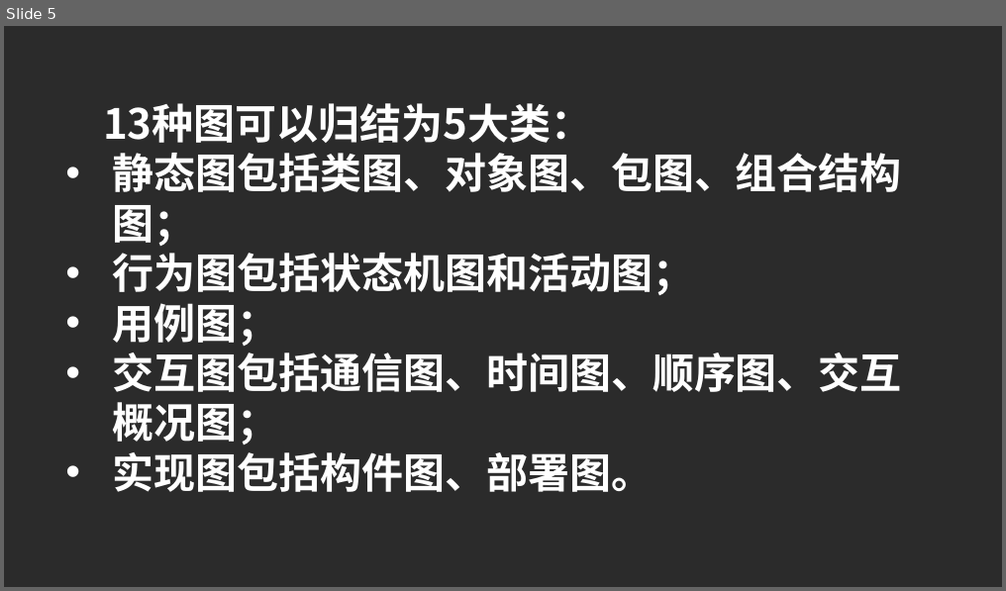
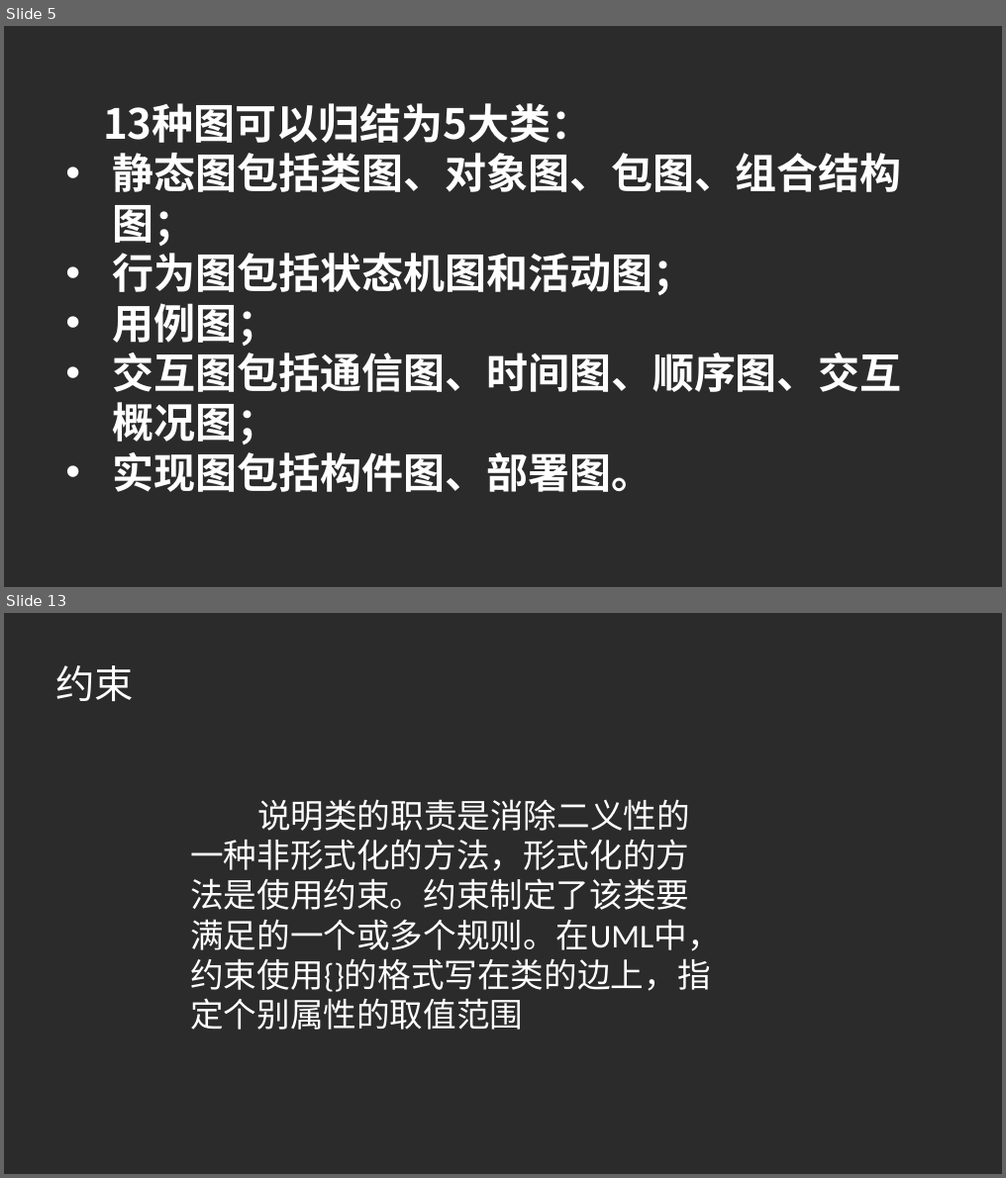
Before and after one commit to PRD2017G23/-, a slide deck: UML基础_图.pptx. Shown one above the other, each under a label of ours: slide 5 before the commit, slides 5 and 13 after it; the slides between them are not shown. The pictures are 1006x591 and 1006x1178 pixels, drawn with LibreOffice and Linux fonts; fonts in the diff are those of the drawing; background and template pictures are left out; a plain dark background stands for a picture behind light text. Boxes give left, top, right and bottom in pixels: in the first picture for what was removed or moved away, otherwise in the second. Text is boxed around its words. In the diff, an @@ line names an element or a change of style, - is before the commit and + after.

```diff
--- a/UML基础_图.pptx
+++ b/UML基础_图.pptx
@@ slide 13 added at (4,613,1002,1174), background picture (left out) @@
@@ text added at (56,665,134,701), 37.3 pt, text #FFFFFF @@
+约束
@@ text added at (190,799,720,1030), 32 pt, text #FFFFFF @@
+说明类的职责是消除二义性的一种非形式化的方法，形式化的方法是使用约束。约束制定了该类要满足的一个或多个规则。在UML中，约束使用{}的格式写在类的边上，指定个别属性的取值范围
```
Also in this commit, not shown: 4 slides changed, 70 other slides added.
